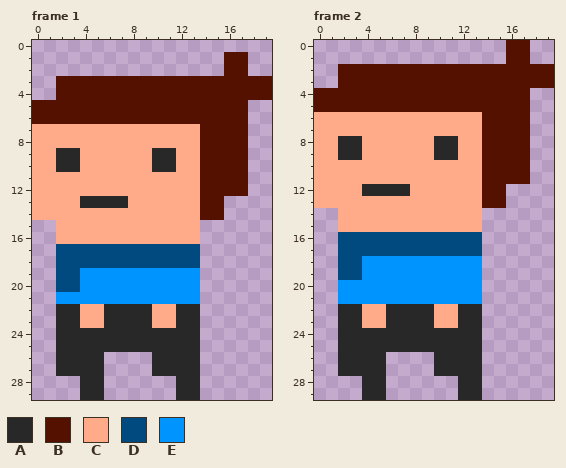
Animated GIF sprite: FlokeszOwnEngine/src/main/resources/Flokesz/rest/flokesz_R.gif. The picture above was drawn from the file before the commit.
The file is 200x300 pixels, drawn in blocks of 10x10; one block is one cell here. Shown: frame 1, frame 2.
Palette (. is transparent): A #282828  B #551100  C #ffaa88  D #004a7f  E #0094ff
Pixels before, frame 1, first column x 0:
 1 ................BB..
 2 ................BB..
 3 ..BBBBBBBBBBBBBBBBBB
 4 ..BBBBBBBBBBBBBBBBBB
 5 BBBBBBBBBBBBBBBBBB..
 6 BBBBBBBBBBBBBBBBBB..
 7 CCCCCCCCCCCCCCBBBB..
 8 CCCCCCCCCCCCCCBBBB..
 9 CCAACCCCCCAACCBBBB..
10 CCAACCCCCCAACCBBBB..
11 CCCCCCCCCCCCCCBBBB..
12 CCCCCCCCCCCCCCBBBB..
13 CCCCAAAACCCCCCBB....
14 CCCCCCCCCCCCCCBB....
15 ..CCCCCCCCCCCC......
16 ..CCCCCCCCCCCC......
17 ..DDDDDDDDDDDD......
18 ..DDDDDDDDDDDD......
19 ..DDEEEEEEEEEE......
20 ..DDEEEEEEEEEE......
21 ..EEEEEEEEEEEE......
22 ..AACCAAAACCAA......
23 ..AACCAAAACCAA......
24 ..AAAAAAAAAAAA......
25 ..AAAAAAAAAAAA......
26 ..AAAA....AAAA......
27 ..AAAA....AAAA......
28 ....AA......AA......
29 ....AA......AA......
Pixels before, frame 2, first column x 0:
 0 ................BB..
 1 ................BB..
 2 ..BBBBBBBBBBBBBBBBBB
 3 ..BBBBBBBBBBBBBBBBBB
 4 BBBBBBBBBBBBBBBBBB..
 5 BBBBBBBBBBBBBBBBBB..
 6 CCCCCCCCCCCCCCBBBB..
 7 CCCCCCCCCCCCCCBBBB..
 8 CCAACCCCCCAACCBBBB..
 9 CCAACCCCCCAACCBBBB..
10 CCCCCCCCCCCCCCBBBB..
11 CCCCCCCCCCCCCCBBBB..
12 CCCCAAAACCCCCCBB....
13 CCCCCCCCCCCCCCBB....
14 ..CCCCCCCCCCCC......
15 ..CCCCCCCCCCCC......
16 ..DDDDDDDDDDDD......
17 ..DDDDDDDDDDDD......
18 ..DDEEEEEEEEEE......
19 ..DDEEEEEEEEEE......
20 ..EEEEEEEEEEEE......
21 ..EEEEEEEEEEEE......
22 ..AACCAAAACCAA......
23 ..AACCAAAACCAA......
24 ..AAAAAAAAAAAA......
25 ..AAAAAAAAAAAA......
26 ..AAAA....AAAA......
27 ..AAAA....AAAA......
28 ....AA......AA......
29 ....AA......AA......
The same view after the edit:
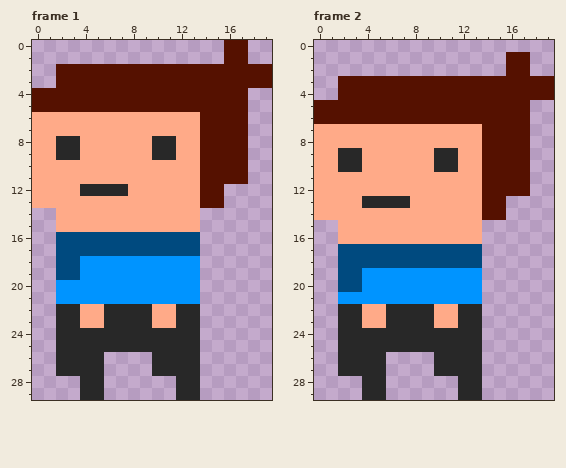
Difference:
Frame 1:
y 0: x 16..17 .. -> BB
y 2: x 2..15 .............. -> BBBBBBBBBBBBBB; x 18..19 .. -> BB
y 4: x 0..1 .. -> BB; x 18..19 BB -> ..
y 6: x 0..13 BBBBBBBBBBBBBB -> CCCCCCCCCCCCCC
y 8: x 2..3 CC -> AA; x 10..11 CC -> AA
y 10: x 2..3 AA -> CC; x 10..11 AA -> CC
y 12: x 4..7 CCCC -> AAAA; x 16..17 BB -> ..
y 13: x 4..7 AAAA -> CCCC
y 14: x 0..1 CC -> ..; x 14..15 BB -> ..
y 16: x 2..13 CCCCCCCCCCCC -> DDDDDDDDDDDD
y 18: x 4..13 DDDDDDDDDD -> EEEEEEEEEE
y 20: x 2..3 DD -> EE
Frame 2:
y 0: x 16..17 BB -> ..
y 2: x 2..15 BBBBBBBBBBBBBB -> ..............; x 18..19 BB -> ..
y 4: x 0..1 BB -> ..; x 18..19 .. -> BB
y 6: x 0..13 CCCCCCCCCCCCCC -> BBBBBBBBBBBBBB
y 8: x 2..3 AA -> CC; x 10..11 AA -> CC
y 10: x 2..3 CC -> AA; x 10..11 CC -> AA
y 12: x 4..7 AAAA -> CCCC; x 16..17 .. -> BB
y 13: x 4..7 CCCC -> AAAA
y 14: x 0..1 .. -> CC; x 14..15 .. -> BB
y 16: x 2..13 DDDDDDDDDDDD -> CCCCCCCCCCCC
y 18: x 4..13 EEEEEEEEEE -> DDDDDDDDDD
y 20: x 2..3 EE -> DD
